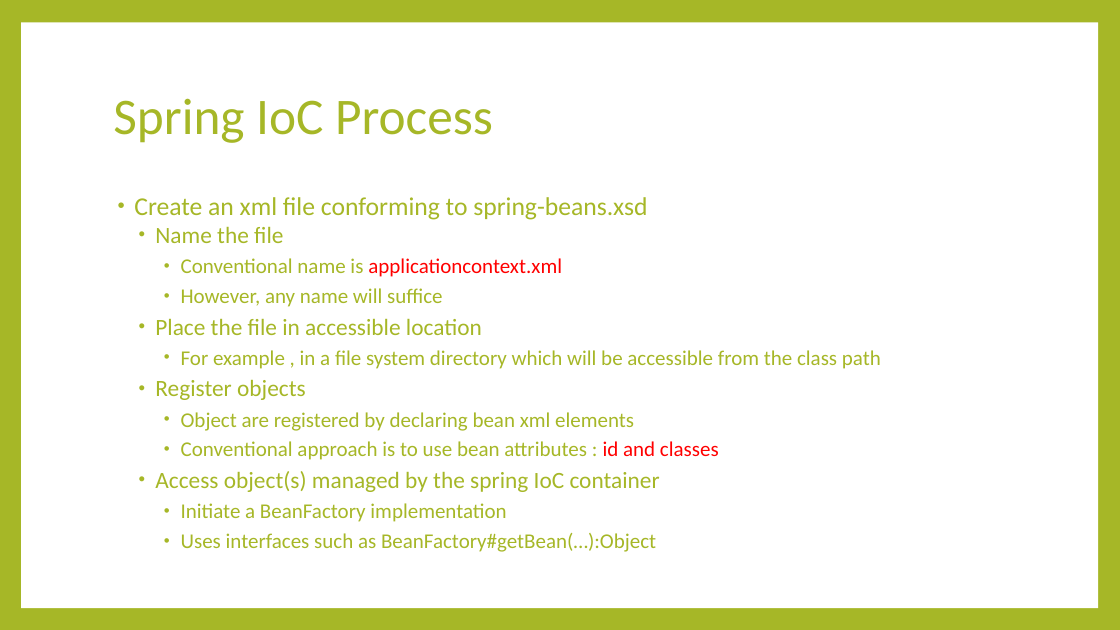
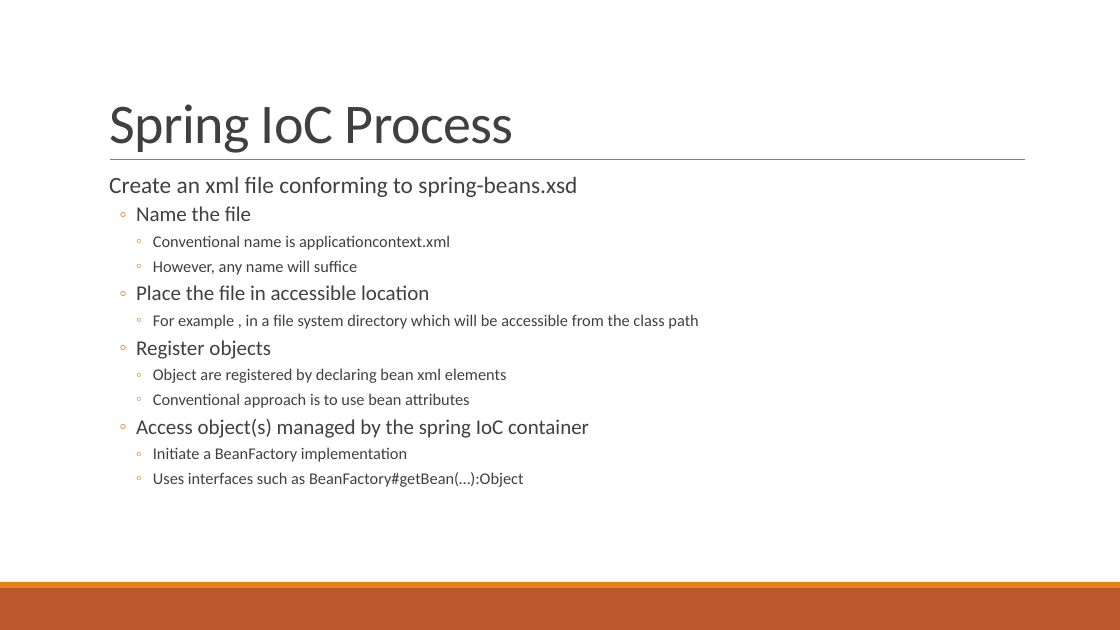
Before and after one commit to minhcnrs/JAVA_Course_Spring_Training, a slide deck: slide 9 of course/Spring-Day2.pptx. Drawn at 1120x630 pixels with LibreOffice and Linux fonts; fonts in the diff are those of the drawing. Boxes give left, top, right and bottom in pixels: in the first picture for what was removed or moved away, otherwise in the second. Text is boxed around its words. In the diff, an @@ line names an element or a change of style, - is before the commit and + after.

```diff
--- a/course/Spring-Day2.pptx
+++ b/course/Spring-Day2.pptx
@@ background #A6B727 to #FFFFFF @@
@@ rectangle removed at (21, 23, 1098, 608) @@
@@ title "Spring IoC Process" at (109, 104, 514, 153): size 44 to 48 pt, text colour #A6B727 to #404040, letter spacing 0 to -0.5 pt; line spacing 0.9 to 0.85; vertical alignment middle to bottom @@
@@ text "Create an xml file conforming ...": place and size @@
-text "Create an xml file conforming ..." at (134, 197, 881, 552)
+text "Create an xml file conforming ..." at (109, 177, 698, 487)
@@ text at (109, 177, 698, 487): size 22 to 20 pt in "Create an xml file conforming to spring-beans.xsd"; text colour #A6B727 to #404040 in "Create an xml file conforming to spring-beans.xsd", "Name the file", "Conventional name is", "However, any name will suffice" and 7 more places; size 20 to 18 pt in "Name the file", "Place the file in accessible location", "Register objects", "Access object(s) managed by the spring IoC ..."; size 18 to 14 pt in "Conventional name is applicationcontext.xml", "However, any name will suffice", "For example , in a file system ...", "Object are registered by declaring bean xml ..." and 2 more places; text colour #FF0000 to #404040 in "applicationcontext.xml"; bullet • to  ; bullet colour #A6B727 to #E48312; bullet • to ◦ @@
@@ line added from (110, 160) to (1026, 160), #808080 0.5 pt @@
@@ text at (153, 393, 469, 408): text changed; size 18 to 14 pt; text colour #A6B727 to #404040 @@
-    • Conventional approach is to use bean attributes : id and classes
+    ◦ Conventional approach is to use bean attributes
@@ rectangle added at (0, 588, 1120, 630), fill #BD582C @@
@@ rectangle added at (0, 582, 1120, 588), fill #E48312 @@
```
Also in this commit, not shown: 57 other slides changed, 3 slides added, 2 slides removed, 23 other files.
